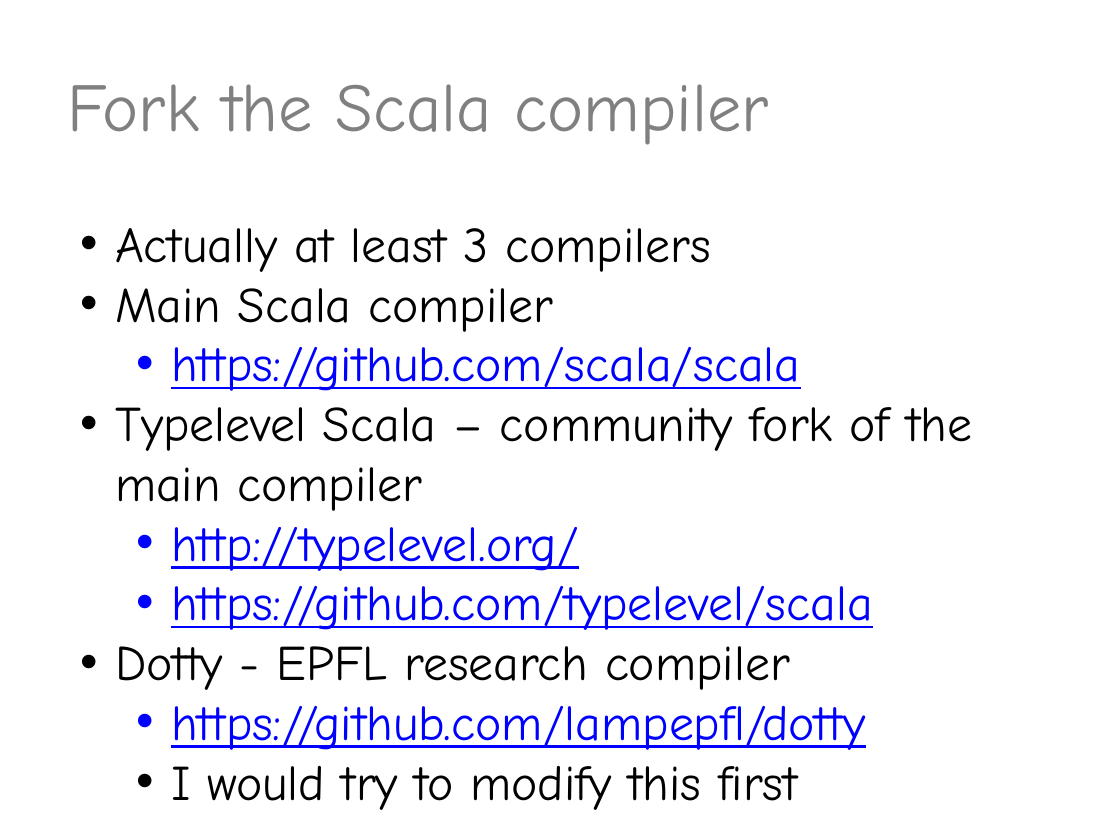
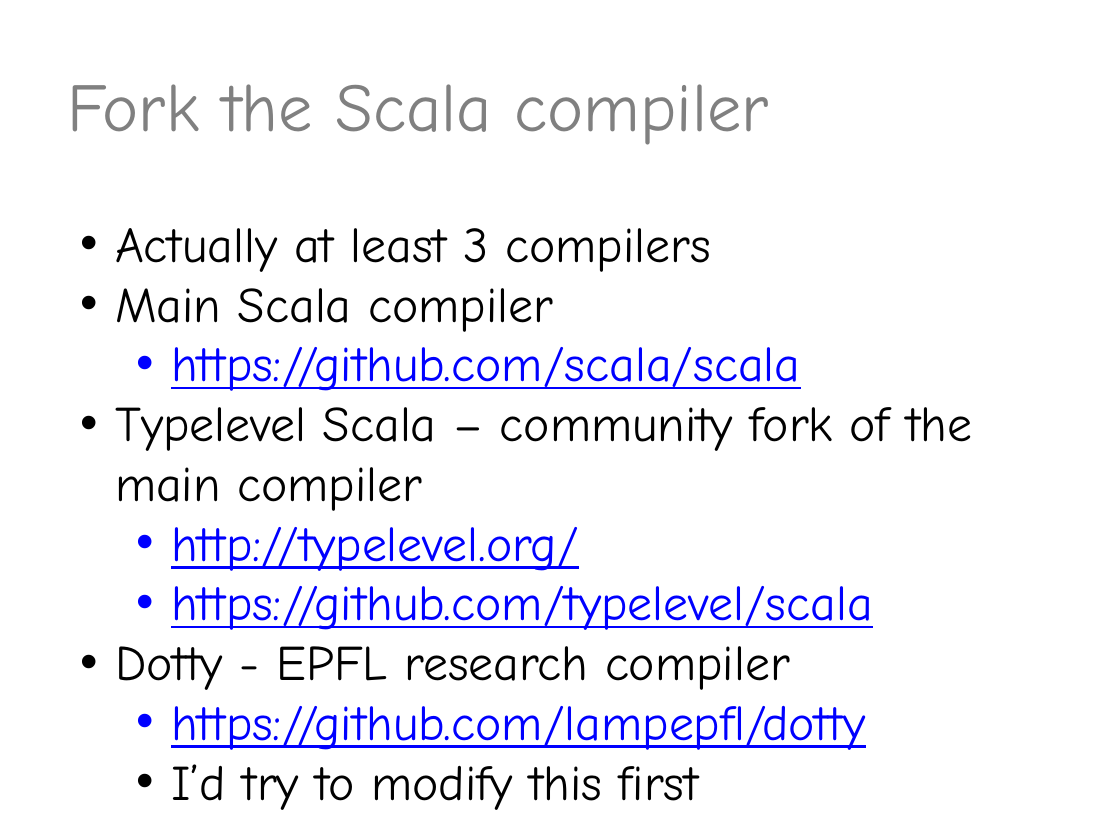
Before and after one commit to valdisxp1/scala-metaprograming-fun, a slide deck: slide 15 of Scala_metaprogramming.pptx. Drawn at 1120x840 pixels with LibreOffice and Linux fonts; fonts in the diff are those of the drawing. Boxes give left, top, right and bottom in pixels: in the first picture for what was removed or moved away, otherwise in the second. Text is boxed around its words. In the diff, an @@ line names an element or a change of style, - is before the commit and + after.

```diff
--- a/Scala_metaprogramming.pptx
+++ b/Scala_metaprogramming.pptx
@@ text at <box>171,764,699,810</box>: text changed @@
-  • I would try to modify this first
+  • I’d try to modify this first
```
Also in this commit, not shown: 2 other slides changed.
